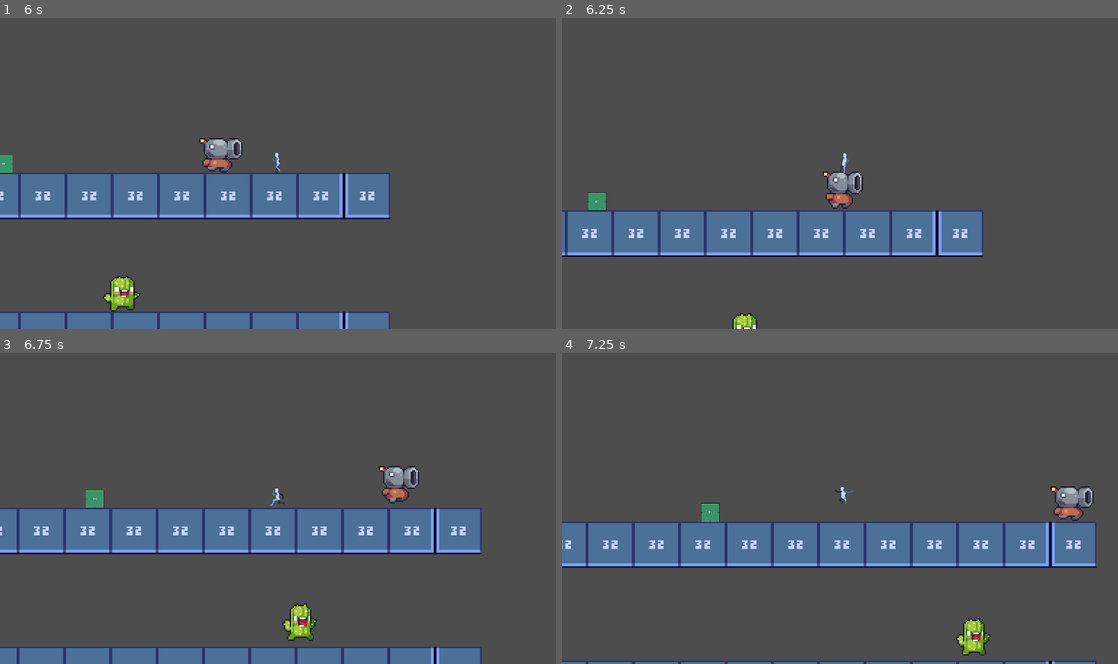
Above: before the commit, frames 1-4 (two rows, left to right).
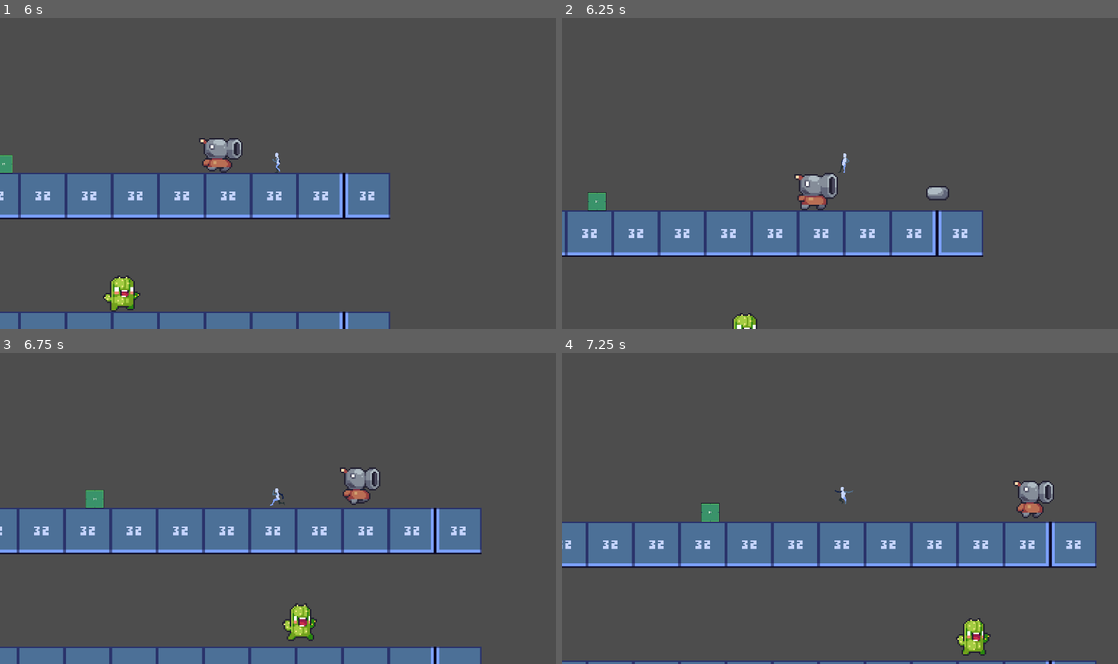
Above: after the commit, the same moments.

Repository: JohuMid/godot-better-demo
Game: Godot game, scene res://scenes/core/GameManager.tscn
Same seed, same stepped clock (60 frames per second), same inputs: the game is played once before the commit and once after it.
Inputs (mouse positions are in pixels of both pictures, inside the frame that each line leads up to):
- Up to frame 1 (6 s): move the mouse to (400, 157) at 0.52 s; hold D (move_right) 0.53-2.03 s; click (400, 157) at 0.67 s; tap W (jump) at 0.77, 1.52, 3.02, 3.77, 4.52 s; move the mouse to (166, 189) at 1.27 s; click (166, 189) at 1.42 s; move the mouse to (333, 105) at 2.02 s; hold A (move_left) 2.03-2.78 s; click (333, 105) at 2.17 s; move the mouse to (250, 235) at 2.77 s; hold D (move_right) 2.78-4.28 s; click (250, 235) at 2.92 s; move the mouse to (444, 220) at 3.52 s; click (444, 220) at 3.67 s; move the mouse to (111, 126) at 4.27 s; hold A (move_left) 4.28-5.03 s; click (111, 126) at 4.42 s; move the mouse to (305, 173) at 5.02 s; hold D (move_right) 5.03-5.78 s; click (305, 173) at 5.17 s; move the mouse to (194, 95) at 5.77 s; hold A (move_left) from 5.78 s (still down); click (194, 95) at 5.92 s
- Up to frame 2 (6.25 s): keep holding A (move_left); tap W (jump) at 6.02 s
- Up to frame 3 (6.75 s): keep holding A (move_left); move the mouse to (400, 492) at 6.52 s; click (400, 492) at 6.67 s
- Up to frame 4 (7.25 s): keep holding A (move_left); tap W (jump) at 6.77 s

Frame 1 is identical in both runs. In frame 2, 1.3% of the frame differs, in the area x 41-70%, y 49-62%; in frame 3, 1.2%; in frame 4, 1.2%.

Commit message:
feat(战斗系统): 实现豌豆射手发射子弹功能
添加豌豆射手子弹相关资源与逻辑
- 新增PeaBullet场景和脚本实现子弹移动与销毁
- 修改Pea敌人逻辑实现周期性发射子弹
- 添加子弹碰撞层和玩家受击检测
- 优化玩家推箱子检测逻辑
- 调整Level0关卡敌人位置

Diff:
--- a/project.godot
+++ b/project.godot
@@ -53,6 +53,7 @@
 2d_physics/layer_3="Enemy"
 2d_physics/layer_4="Machine"
 2d_physics/layer_5="Box"
+2d_physics/layer_6="Bullet"
 
 [rendering]
 
--- a/scenes/emeny/Pea.tscn
+++ b/scenes/emeny/Pea.tscn
@@ -1,10 +1,18 @@
-[gd_scene load_steps=4 format=3 uid="uid://mrfug6b22v44"]
+[gd_scene load_steps=7 format=3 uid="uid://dq15p4xjpsb78"]
 
 [ext_resource type="PackedScene" uid="uid://deq8fex5njp8x" path="res://scenes/emeny/Enemy.tscn" id="1_amvu1"]
 [ext_resource type="Script" uid="uid://be203viww3o1a" path="res://scripts/entities/enemy/pea/Pea.gd" id="2_eew6u"]
 [ext_resource type="Texture2D" uid="uid://yjht3tbqi87w" path="res://resources/enemy/pea/spritesheet.png" id="3_k4ej7"]
+[ext_resource type="Texture2D" uid="uid://ogr5ea3dh6pv" path="res://resources/enemy/pea/Cannonball1.png" id="3_tmfy4"]
+[ext_resource type="Texture2D" uid="uid://gyhf3wofr3a6" path="res://resources/enemy/pea/Cannonball2.png" id="4_1ldul"]
+[ext_resource type="PackedScene" uid="uid://51oa1tcvjsci" path="res://scenes/emeny/PeaBullet.tscn" id="5_1ldul"]
 
 [node name="Pea" instance=ExtResource("1_amvu1")]
 script = ExtResource("2_eew6u")
+pea_bullet_start = ExtResource("3_tmfy4")
+pea_bullet_fly = ExtResource("4_1ldul")
+bullet_scene = ExtResource("5_1ldul")
 atlas = ExtResource("3_k4ej7")
 json_path = "res://resources/enemy/pea/spritesheet.json"
+
+[node name="PeaBullet" type="Node2D" parent="." index="2"]
--- /dev/null
+++ b/scenes/emeny/PeaBullet.tscn
@@ -0,0 +1,16 @@
+[gd_scene load_steps=3 format=3 uid="uid://51oa1tcvjsci"]
+
+[ext_resource type="Script" uid="uid://cocakol07ibof" path="res://scripts/entities/enemy/pea/PeaBullet.gd" id="1_waswm"]
+
+[sub_resource type="RectangleShape2D" id="RectangleShape2D_5o5qo"]
+size = Vector2(12, 10)
+
+[node name="PeaBullet" type="Area2D"]
+collision_layer = 32
+collision_mask = 3
+script = ExtResource("1_waswm")
+
+[node name="Sprite2D" type="Sprite2D" parent="."]
+
+[node name="CollisionShape2D" type="CollisionShape2D" parent="."]
+shape = SubResource("RectangleShape2D_5o5qo")
--- a/scenes/levels/Level0.tscn
+++ b/scenes/levels/Level0.tscn
@@ -8,45 +8,46 @@
 [ext_resource type="PackedScene" uid="uid://ct458gb6jx10i" path="res://scenes/items/Stungun.tscn" id="6_in5bs"]
 [ext_resource type="PackedScene" uid="uid://dom5oi6nv5o0i" path="res://scenes/items/Chainsaw.tscn" id="7_ax2ff"]
 [ext_resource type="PackedScene" uid="uid://75o0w0fr0wum" path="res://scenes/emeny/Lizard.tscn" id="8_bbvxl"]
-[ext_resource type="PackedScene" uid="uid://dcfldxe3asuck" path="res://scenes/items/Fragibridge.tscn" id="9_e2o36"]
+[ext_resource type="PackedScene" uid="uid://cjix2q018qnj4" path="res://scenes/items/Fragibridge.tscn" id="9_e2o36"]
 [ext_resource type="PackedScene" uid="uid://cavasyxbgqg4n" path="res://scenes/emeny/Television.tscn" id="10_ue060"]
-[ext_resource type="PackedScene" uid="uid://bfxq5uvma8rth" path="res://scenes/emeny/Cucumber.tscn" id="11_oswwn"]
-[ext_resource type="PackedScene" uid="uid://mrfug6b22v44" path="res://scenes/emeny/Pea.tscn" id="12_c2uwi"]
+[ext_resource type="PackedScene" path="res://scenes/emeny/Cucumber.tscn" id="11_oswwn"]
+[ext_resource type="PackedScene" uid="uid://dq15p4xjpsb78" path="res://scenes/emeny/Pea.tscn" id="12_c2uwi"]
 
 [node name="Level0" type="Node2D"]
 
 [node name="TileMapLayer" type="TileMapLayer" parent="."]
+position = Vector2(128, 32)
 tile_map_data = PackedByteArray("AAD9/wYAAAABAAIAAAD9/wUAAAADAAEAAAD9/wQAAAACAAEAAAD9/wMAAAACAAEAAAD9/wIAAAACAAEAAAD9/w …(1488 unchanged characters)…
 tile_set = ExtResource("2_68ib6")
 
 [node name="PressurePlate" parent="." instance=ExtResource("4_fh0io")]
-position = Vector2(224, 160)
+position = Vector2(352, 192)
 
 [node name="Box" parent="." instance=ExtResource("5_68ib6")]
-position = Vector2(117, -184)
+position = Vector2(245, -152)
 script = null
 
 [node name="PlayerSpawn" type="Marker2D" parent="."]
-position = Vector2(138, -203)
+position = Vector2(266, -171)
 
 [node name="RightEdge" parent="." instance=ExtResource("4_qcr8a")]
-position = Vector2(576, 160)
+position = Vector2(704, 192)
 
 [node name="Bounce" parent="." instance=ExtResource("5_rbe81")]
-position = Vector2(48, 168)
+position = Vector2(176, 200)
 
 [node name="Stungun" parent="." instance=ExtResource("6_in5bs")]
-position = Vector2(184, 136)
+position = Vector2(312, 168)
 
 [node name="Chainsaw" parent="." instance=ExtResource("7_ax2ff")]
-position = Vector2(112, 176)
+position = Vector2(240, 208)
 
 [node name="Lizard" parent="." instance=ExtResource("8_bbvxl")]
-position = Vector2(480, 88)
+position = Vector2(608, 120)
 collision_layer = 1
 
 [node name="Node2D" type="Node2D" parent="."]
-position = Vector2(-56, 98)
+position = Vector2(72, 130)
 
 [node name="Fragibridge" parent="Node2D" instance=ExtResource("9_e2o36")]
 position = Vector2(16, 5)
@@ -64,10 +65,10 @@
 position = Vector2(143, 5)
 
 [node name="Television" parent="." instance=ExtResource("10_ue060")]
-position = Vector2(244, -1)
+position = Vector2(372, 31)
 
 [node name="Cucumber" parent="." instance=ExtResource("11_oswwn")]
-position = Vector2(148, -103)
+position = Vector2(276, -71)
 
 [node name="Pea" parent="." instance=ExtResource("12_c2uwi")]
-position = Vector2(81, -190)
+position = Vector2(209, -158)
--- a/scenes/player/Player.tscn
+++ b/scenes/player/Player.tscn
@@ -7,7 +7,7 @@
 
 [node name="Player" type="CharacterBody2D"]
 collision_layer = 2
-collision_mask = 25
+collision_mask = 57
 script = ExtResource("1_gfjak")
 atlas = ExtResource("2_gfjak")
 
@@ -19,6 +19,6 @@
 
 [node name="AnimationPlayer" type="AnimationPlayer" parent="AnimatedSprite2D"]
 
-[node name="GroundRay" type="RayCast2D" parent="."]
+[node name="Camera2D" type="Camera2D" parent="."]
 
-[node name="Camera2D" type="Camera2D" parent="."]
+[node name="Hurtbox" type="Area2D" parent="."]
--- a/scripts/entities/enemy/Enemy.gd
+++ b/scripts/entities/enemy/Enemy.gd
@@ -56,14 +56,14 @@
 	animated_sprite.centered = false
 	_set_animated_offset()
 
-	# 初始化射线查询参数（只创建一次）
+	# 初始化前方障碍射线查询参数（只创建一次）
 	front_block_ray = PhysicsRayQueryParameters2D.new()
 	front_block_ray.exclude = [self]
 
 	# 初始化前方悬崖射线查询参数（只创建一次）
 	front_cliff_ray = PhysicsRayQueryParameters2D.new()
 	front_cliff_ray.exclude = [self]
-	front_cliff_ray.collision_mask = 1 # 仅检测地面层（假设 mask=1）
+	front_cliff_ray.collision_mask = 1 # 仅检测地面层Ground
 
 	# 初始化玩家检测射线查询参数（只创建一次）
 	player_ray = PhysicsRayQueryParameters2D.new()
--- a/scripts/entities/enemy/lizard/Lizard.gd
+++ b/scripts/entities/enemy/lizard/Lizard.gd
@@ -19,13 +19,13 @@
 func _set_animated_offset() -> void:
 	animated_sprite.offset = Vector2(-50, -36)
 
-# 检查是否在攻击帧
 func _enter_attack_state() -> void:
 	_set_animation("Attack")
 	has_hit_in_this_attack = false
 	# 可播放攻击音效等
 	print("Lizard 开始攻击！")
 
+# 检查是否在攻击帧
 func _perform_attack_check() -> void:
 	velocity.x = 0
 	# 只在特定帧检测
--- a/scripts/entities/enemy/pea/Pea.gd
+++ b/scripts/entities/enemy/pea/Pea.gd
@@ -1,32 +1,58 @@
 extends "res://scripts/entities/enemy/Enemy.gd"
 
-# 状态变量（每个实例独立）
 var has_hit_in_this_attack: bool = false
+var attack_timer: float = 0.0  # 改用时间冷却，不再用 can_attack + await
+const ATTACK_COOLDOWN: float = 1.0  # 1秒攻击一次
 
-# Called when the node enters the scene tree for the first time.
+@export var pea_bullet_start: Texture2D
+@export var pea_bullet_fly: Texture2D
+@export var bullet_scene: PackedScene
+
 func _ready() -> void:
 	super()
 
-
-# Called every frame. 'delta' is the elapsed time since the previous frame.
-func _process(delta: float) -> void:
-	pass
+# 注意：攻击逻辑在 _physics_process 中由父类调用，所以只需更新 timer
+func _physics_process(delta: float) -> void:
+	if ai_state == AIState.ATTACKING:
+		attack_timer -= delta
+	super._physics_process(delta)
 
 func _set_animated_offset() -> void:
 	animated_sprite.offset = Vector2(-24, -36)
 
-# 检查是否在攻击
 func _enter_attack_state() -> void:
+	_set_animation("Attack")
 	has_hit_in_this_attack = false
-
-	_on_animation_finished()
-	# 可播放攻击音效等
+	attack_timer = 0.0  # 允许立即第一次攻击
 	print("Pea 开始攻击！")
 
 func _perform_attack_check() -> void:
-	pass
-
+	velocity.x = 0
+	if attack_timer <= 0.0:
+		_spawn_pea_bullet()
+		attack_timer = ATTACK_COOLDOWN  # 重置冷却
 
 func _exit_attack_state() -> void:
 	has_hit_in_this_attack = false
 	print("Pea 攻击结束")
+
+func _spawn_pea_bullet() -> void:
+	if bullet_scene == null:
+		push_error("bullet_scene 未设置！")
+		return
+
+	var bullet = bullet_scene.instantiate()
+	var facing_right = animated_sprite.scale.x < 0
+	# facing_right大于0换为1，小于0换为-1
+	var facing_index = -1 if facing_right else 1
+	# bullet.position = Vector2(-16 * facing_index, -6)
+	bullet.position = Vector2(-16 * facing_index, 0)
+	bullet.direction = Vector2.RIGHT if facing_right else Vector2.LEFT
+	bullet.fly_texture = pea_bullet_fly
+	bullet.start_texture  = pea_bullet_start
+
+	var container = get_node_or_null("PeaBullet")
+	if container:
+		container.add_child(bullet)
+	else:
+		add_child(bullet)
--- /dev/null
+++ b/scripts/entities/enemy/pea/PeaBullet.gd
@@ -0,0 +1,42 @@
+# PeaBullet.gd
+extends Area2D
+
+@export var direction: Vector2 = Vector2.RIGHT
+@export var speed: float = 300.0
+@export var start_texture: Texture2D
+@export var fly_texture: Texture2D
+
+# 缓存查询参数（提升性能）
+var shape_query := PhysicsShapeQueryParameters2D.new()
+
+func _ready():
+	if not $Sprite2D:
+		push_error("Missing Sprite2D!")
+		return
+
+	$Sprite2D.texture = start_texture
+	$Sprite2D.flip_h = direction.x < 0
+	show()
+
+	await get_tree().create_timer(0.05).timeout
+	if is_queued_for_deletion():
+		return
+	$Sprite2D.texture = fly_texture
+
+func _process(delta):
+
+	position += direction * speed * delta
+
+	# === 屏幕外销毁 ===
+	var cam = get_viewport().get_camera_2d()
+	if cam:
+		var screen = get_viewport().get_visible_rect().size
+		var half = screen / (2.0 * cam.zoom)
+		var cx = cam.global_position.x
+		if global_position.x < cx - half.x - 200 or global_position.x > cx + half.x + 200:
+			queue_free()
+			return
+
+
+func _detect_player_collision() -> void:
+	pass
--- a/scripts/entities/player/Player.gd
+++ b/scripts/entities/player/Player.gd
@@ -18,7 +18,7 @@
 var is_climbing: bool = false
 
 # —————— 推箱子相关 ——————
-@export var push_distance: float = 8.0 # 推箱子距离（像素）
+@export var box_distance: float = 8.0 # 推箱子距离（像素）
 var is_pushing: bool = false
 
 # —————— 动画帧偏移相关 ——————
@@ -27,7 +27,7 @@
 
 # —————— 受击相关 ——————
 var is_hit: bool = false
-@export var hit_duration: float = 0.3 # 受击僵直时间（秒）
+var hit_duration: float = 0.3 # 受击僵直时间（秒）
 var hit_timer: float = 0.0
 
 # —— 角色原始帧尺寸 ——
@@ -54,8 +54,11 @@
 var animated_sprite: AnimatedSprite2D
 var was_on_floor: bool = false
 
+var box_ray: PhysicsRayQueryParameters2D
+
 # —————— 初始化 ——————
 func _ready():
+	add_to_group("player")
 	if not atlas:
 		push_error("请在检查器中指定 Atlas 纹理！")
 		return
@@ -80,6 +83,10 @@
 	animated_sprite.connect("frame_changed", Callable(self, "_on_frame_changed"))
 	_create_collision_shape()
 	_set_animation("Idle")
+
+	# 初始化推箱子射线查询参数（只创建一次）
+	box_ray = PhysicsRayQueryParameters2D.new()
+	box_ray.exclude = [self]
 
 # —————— 创建碰撞体 ——————
 func _create_collision_shape():
@@ -137,44 +144,22 @@
 		# 平滑过渡到目标空中速度（避免突变）
 		velocity.x = lerp(velocity.x, target_air_velocity, 0.2)
 
-	var box_to_interact: RigidBody2D = null
+	var box_to_interact: RigidBody2D = _check_box()
 	# ===== 推/拉箱子逻辑 =====
-	if current_on_floor:
+	if current_on_floor and box_to_interact is RigidBody2D:
 		var has_input = abs(input_dir) > 0.1
 		var mouse_held = Input.is_mouse_button_pressed(MOUSE_BUTTON_LEFT)
 
 		if mouse_held and has_input:
 			var facing_dir = 1 if not animated_sprite.flip_h else -1
-			var ray_offset_y = - ORIGINAL_FRAME_HEIGHT * SPRITE_SCALE * 0.35
-			var from = global_position + Vector2(0, ray_offset_y)
-
 
 			var target_vel_x: float = 0.0
-
 			# --- 推：前方有箱子 ---
 			if sign(input_dir) == facing_dir:
-				var to_forward = from + Vector2(push_distance * facing_dir, 0)
-				var ray_forward = PhysicsRayQueryParameters2D.new()
-				ray_forward.from = from
-				ray_forward.to = to_forward
-				ray_forward.exclude = [self]
-				var res = get_world_2d().direct_space_state.intersect_ray(ray_forward)
-				if res and res.collider is RigidBody2D:
-					box_to_interact = res.collider
-					target_vel_x = speed * facing_dir # 推
-
+				target_vel_x = speed * facing_dir # 推
 			# --- 拉（且输入方向与面朝相反）---
 			elif sign(input_dir) == -facing_dir:
-				var pull_distance = 8.0
-				var to_backward = from + Vector2(pull_distance * facing_dir, 0)
-				var ray_backward = PhysicsRayQueryParameters2D.new()
-				ray_backward.from = from
-				ray_backward.to = to_backward
-				ray_backward.exclude = [self]
-				var res = get_world_2d().direct_space_state.intersect_ray(ray_backward)
-				if res and res.collider is RigidBody2D:
-					box_to_interact = res.collider
-					target_vel_x = - speed * facing_dir # 拉
+				target_vel_x = - speed * facing_dir # 拉
 
 			# --- 应用控制 ---
 			if box_to_interact:
@@ -304,6 +289,21 @@
 	elif anim_name in ["Landing"]:
 		_update_animation(was_on_floor, is_on_floor())
 
+# 箱子检测
+func _check_box():
+	var facing_dir = 1 if not animated_sprite.flip_h else -1
+	var ray_offset_y = - ORIGINAL_FRAME_HEIGHT * SPRITE_SCALE * 0.35
+	var from = global_position + Vector2(0, ray_offset_y)
+	var to_forward = from + Vector2(box_distance * facing_dir, 0)
+	box_ray.from = from
+	box_ray.to = to_forward
+	box_ray.exclude = [self]
+	var res = get_world_2d().direct_space_state.intersect_ray(box_ray)
+	if res and res.collider is RigidBody2D:
+		return res.collider
+	else:
+		return null
+
 func take_hit(push_velocity: Vector2) -> void:
 	if is_hit:
 		return # 防止连击
Not shown, added: scripts/entities/enemy/pea/PeaBullet.gd.uid
